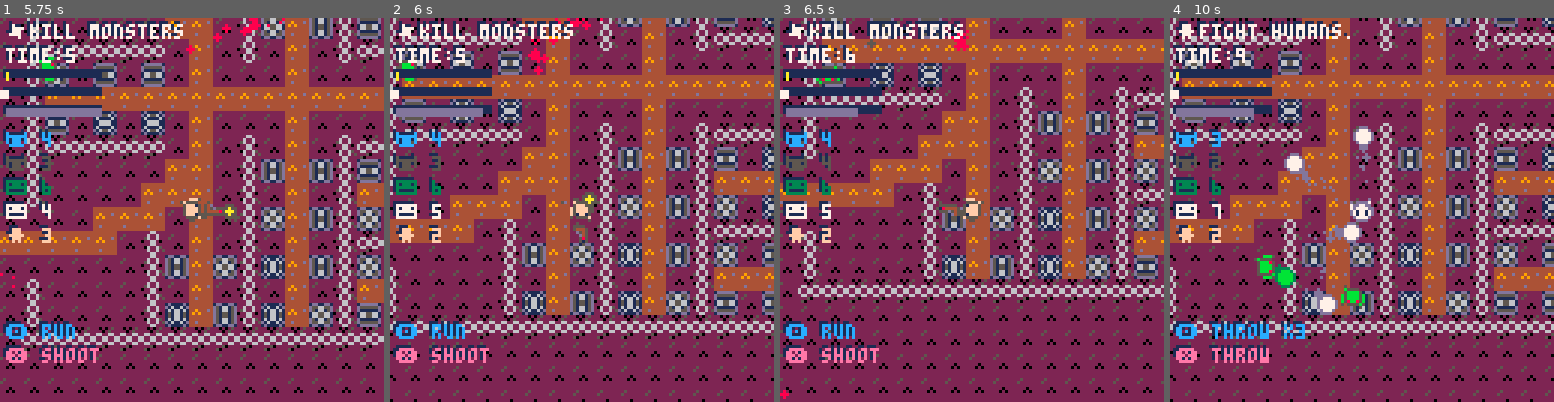
Above: before the commit, frames 1-4 (left to right).
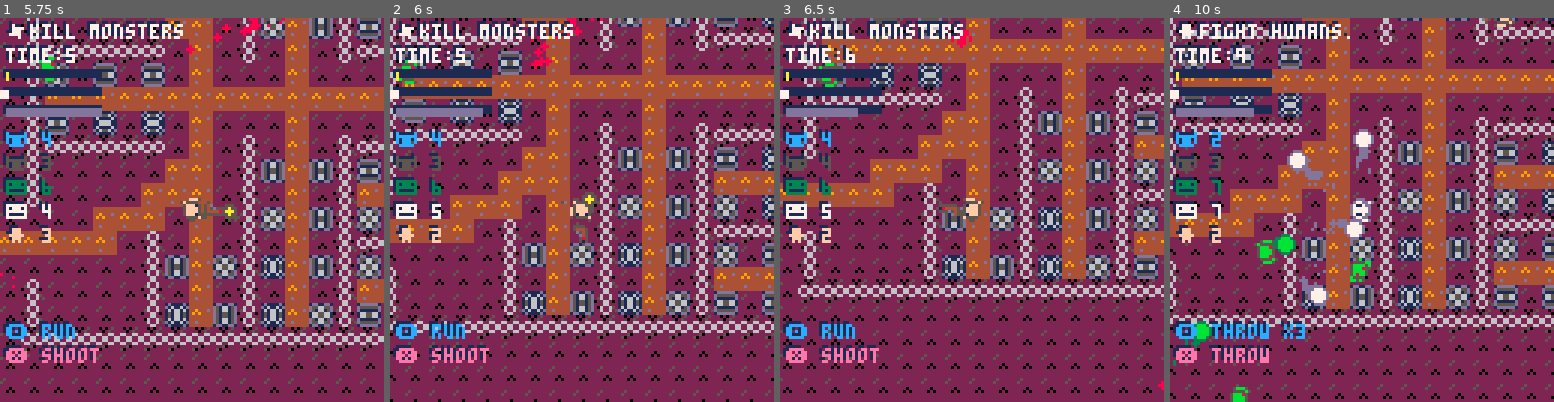
Above: after the commit, the same moments.

Repository: nandbolt/Monster-Cycle
Game: PICO-8 cartridge monster-cycle.p8
The game is run twice, just before and just after one commit, with the same random seed, the same clock (stepped at 60 frames per second) and the same inputs.
Inputs:
- Up to frame 1 (5.75 s): tap X (X key) at 0.33, 0.7, 1.43, 2.58, 3.1, 3.62, 4.13, 4.65, 5.17, 5.68 s; tap O (Z key) at 1.07, 1.8, 2.43, 3.07, 3.7, 4.33, 4.97, 5.6 s; hold Right 2.33-3.33 s; hold Right 3.38-4.22 s; hold Up 4.27-4.67 s; hold Right 4.72-5.72 s
- Up to frame 2 (6 s): hold Down from 5.77 s (still down)
- Up to frame 3 (6.5 s): release Down at 6.1 s; hold Left from 6.15 s (still down); tap X (X key) at 6.2 s; tap O (Z key) at 6.23 s
- Up to frame 4 (10 s): tap X (X key) every 0.52 s from 6.72 to 9.82 s; tap O (Z key) every 0.63 s from 6.87 to 9.4 s; release Left at 6.98 s; hold Right 7.03-8.03 s; hold Right 8.08-8.92 s; hold Up 8.97-9.37 s; hold Right from 9.42 s (still down)

Frame 1 is identical in both runs. In frame 2, 0.5% of the frame differs, in the area x 1-54%, y 0-18%; in frame 3, 0.3%; in frame 4, 38%, in the area x 0-100%, y 0-100%.

Commit message:
water ending

Diff:
--- a/monster-cycle.p8
+++ b/monster-cycle.p8
@@ -34,6 +34,7 @@
 end
 tombs={10,11,12,47,63}
 beds={26,27,28,29,42,44,58,60}
+water={87,77,78,79}
 
 --main init
 function _init()
@@ -304,10 +305,11 @@
 			print("monster ascended.",7)
 
 			--time
+			local seconds=flr(gtime/30)
 			cursor(cam.x+32,cam.y+26)
-			print("time:"..gtime,1)
+			print("time:"..seconds,1)
 			cursor(cam.x+33,cam.y+27)
-			print("time:"..gtime,7)
+			print("time:"..seconds,7)
 
 			--restart prompt
 			cursor(cam.x+32,cam.y+36)
@@ -1070,7 +1072,7 @@
 			elseif a.tier==2 then
 				player.goal="⌂find bed!"
 			elseif a.tier==3 then
-				player.goal="★find portal!"
+				player.goal="∧find water!"
 			end
 		end
 	end
@@ -1616,6 +1618,7 @@
 	skeleton.update_input(skeleton)
 	update_blaster(skeleton)
 	update_blaster2(skeleton)
+	update_trail(skeleton)
 	update_meter(skeleton)
 
 	--contact damage
@@ -1690,7 +1693,7 @@
 
 	--state
 	human.tier=3
-	human.ascenders={80,96}
+	human.ascenders=water
 	human.targs={zombies,skeletons}
 
 	--trail
@@ -1739,6 +1742,7 @@
 	human.update_input(human)
 	update_run(human)
 	update_item(human)
+	update_trail(human)
 
 	--move and collide
 	move_and_collide(human)
